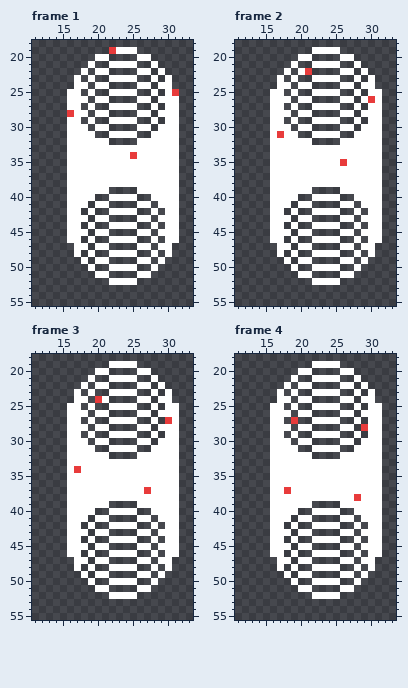
One commit to this pixel-art file: resources/asesprite/characters/Character_Spawning.aseprite. The picture above is the old version.
48x72 pixels, 10 frames. Shown: frame 1: x 11..33, y 18..55; frame 2: x 11..33, y 18..55; frame 3: x 11..33, y 18..55; frame 4: x 11..33, y 18..55. The commit also changed other frames, which this record leaves out.
After:
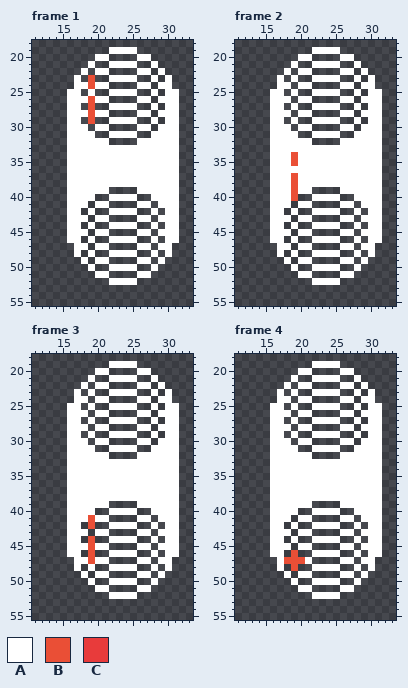
Palette (. is transparent): A #ffffff  B #ea4f36  C #e83b3b
Difference:
layer "Rings/Layer 2" added
layer "Layer 1" now hidden
Changed rows in their new state; - is an unchanged pixel.
Frame 1:
first column x 22:
19 A
first column x 16:
23 ---B------------
24 ---B------------
25 ---------------A
26 ---B------------
27 ---B------------
28 A--B------------
29 ---B------------
first column x 25:
34 A
Frame 2:
first column x 21:
22 A
first column x 30:
26 A
first column x 17:
31 A---------
34 --B-------
35 --B------A
37 --B-------
38 --B-------
39 --B-------
40 --B-------
Frame 3:
first column x 20:
24 A----------
27 ----------A
first column x 17:
34 A----------
37 ----------A
first column x 19:
41 B
42 B
44 B
45 B
46 B
47 B
Frame 4:
first column x 19:
27 A----------
28 ----------A
first column x 18:
37 A----------
38 ----------A
first column x 18:
46 -B-
47 BBB
48 -B-
